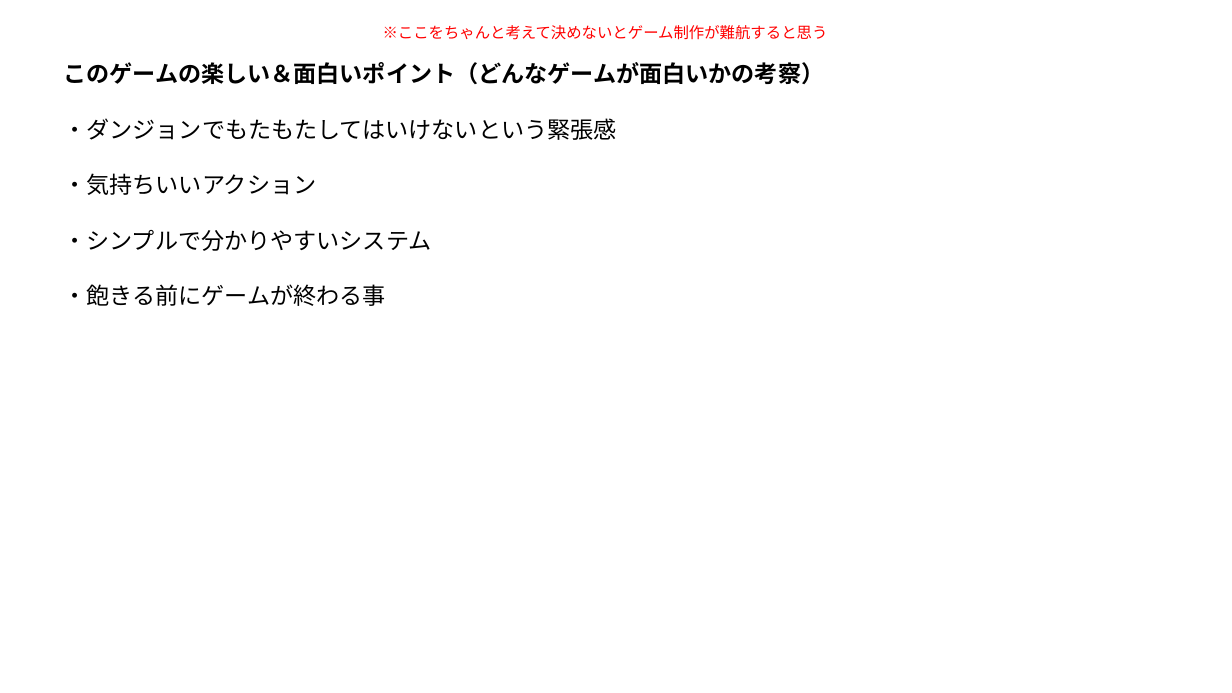
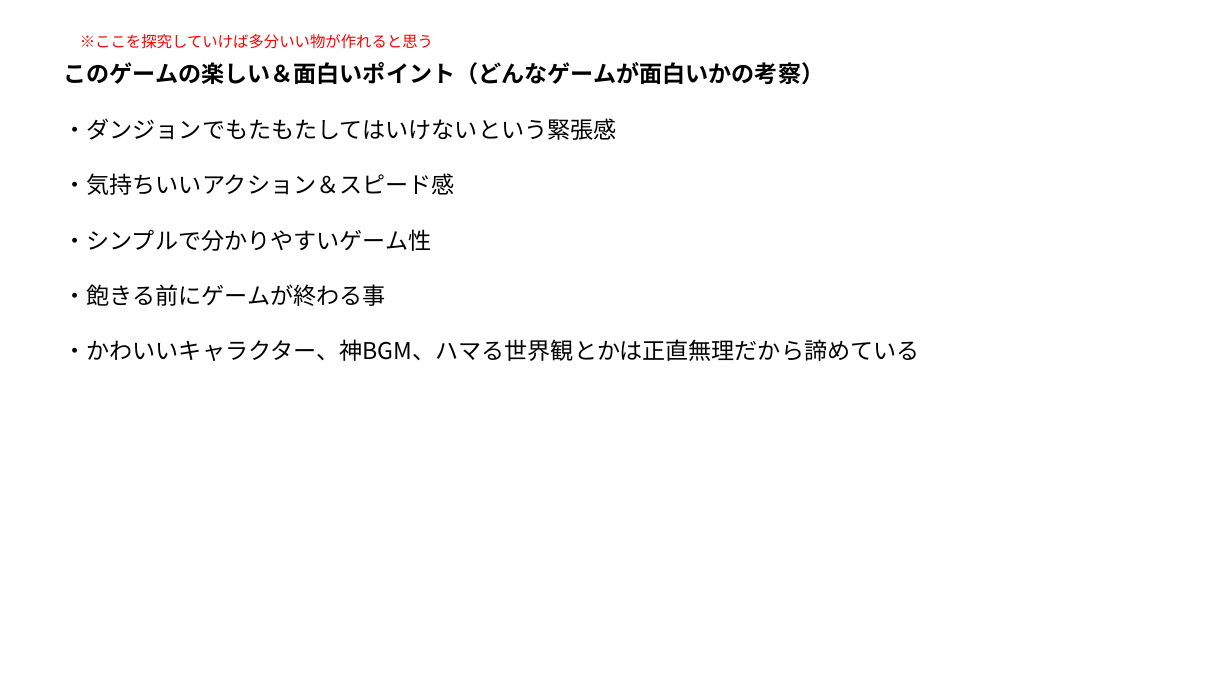
Before and after one commit to Wonchul-Jung88/Indie_Game_Challenge, a slide deck: slide 3 of Indie Game Challenge/Assets/Document/開発資料.pptx. Drawn at 1232x693 pixels with LibreOffice and Linux fonts; fonts in the diff are those of the drawing. Boxes give left, top, right and bottom in pixels: in the first picture for what was removed or moved away, otherwise in the second. Text is boxed around its words. In the diff, an @@ line names an element or a change of style, - is before the commit and + after.

```diff
--- a/Indie Game Challenge/Assets/Document/開発資料.pptx
+++ b/Indie Game Challenge/Assets/Document/開発資料.pptx
@@ text at box(80, 34, 433, 49): text changed @@
-※ここをちゃんと考えて決めないとゲーム制作が難航すると思う
+※ここを探究していけば多分いい物が作れると思う
@@ text at box(63, 173, 455, 251): text changed @@
-・気持ちいいアクション
-・シンプルで分かりやすいシステム
+・気持ちいいアクション＆スピード感
+・シンプルで分かりやすいゲーム性
@@ text at box(63, 339, 919, 361): paragraph added @@
+・かわいいキャラクター、神BGM、ハマる世界観とかは正直無理だから諦めている
```
Also in this commit, not shown: 1 other slide changed, 2 other files.
